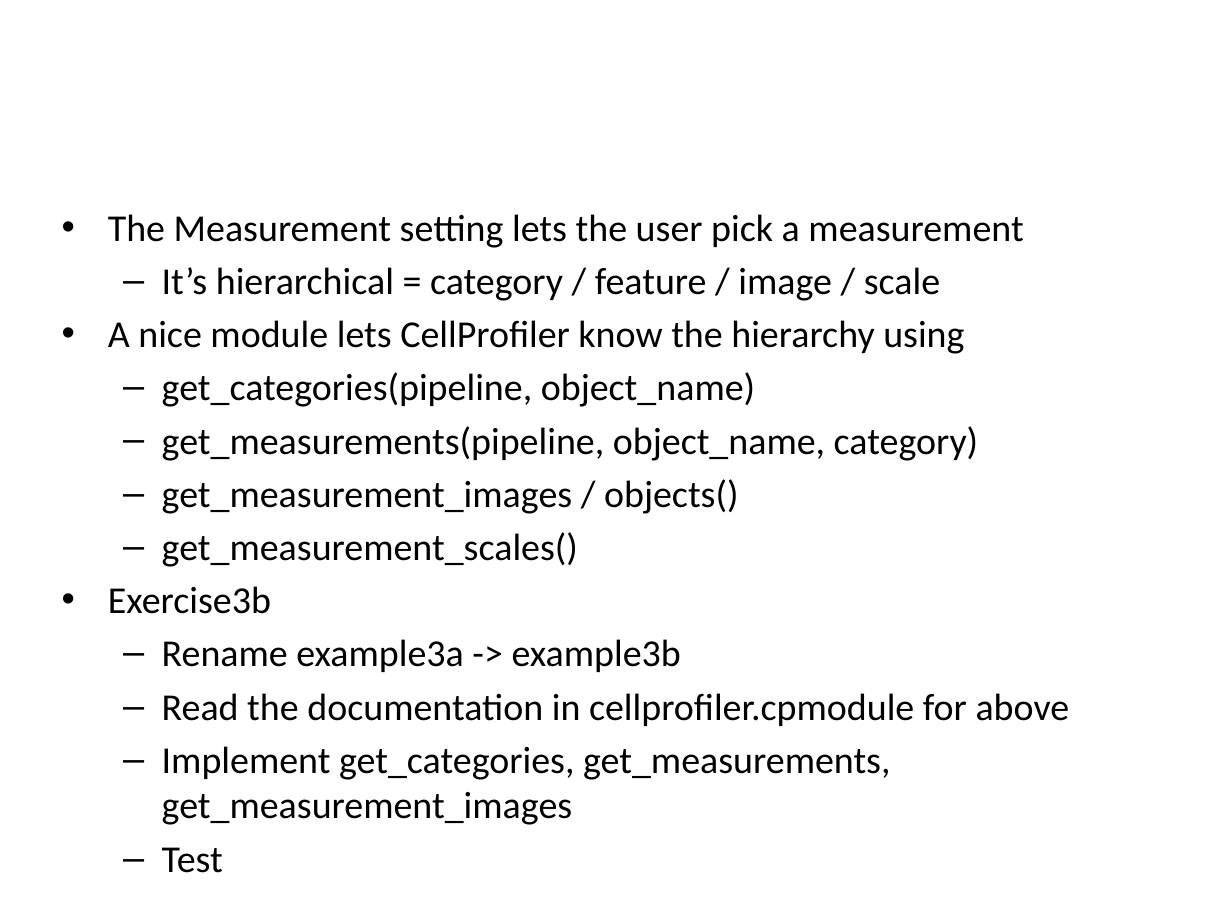
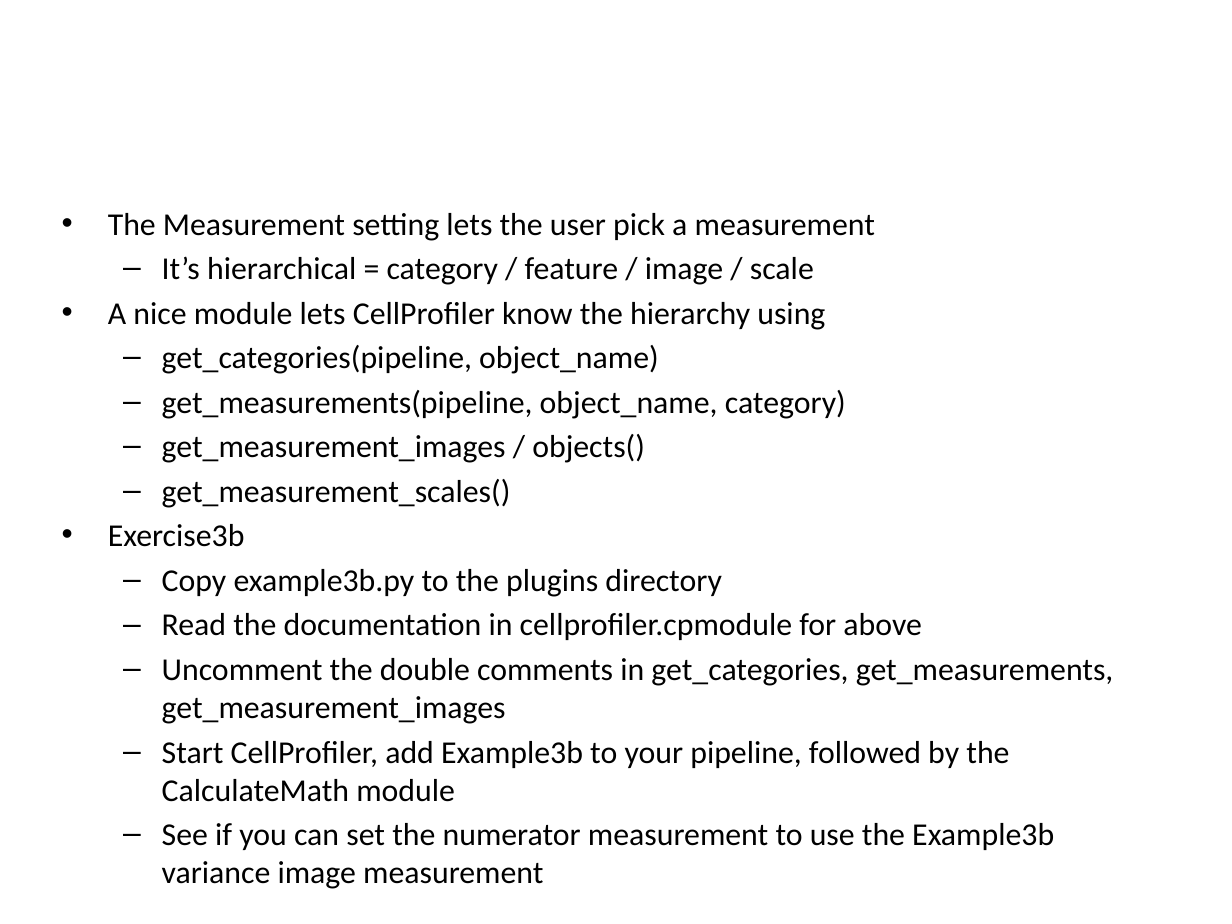
Before and after one commit to bethac07/tutorial, a slide deck: slide 31 of CellProfiler_Developer_Tutorial.pptx (slide 21 before the commit). Drawn at 1232x924 pixels with LibreOffice and Linux fonts; fonts in the diff are those of the drawing; background and template pictures are left out. Boxes give left, top, right and bottom in pixels: in the first picture for what was removed or moved away, otherwise in the second. Text is boxed around its words. In the diff, an @@ line names an element or a change of style, - is before the commit and + after.

Commit message:
Updated tutorial to add architecture session + made exercises quicker to do

```diff
--- a/CellProfiler_Developer_Tutorial.pptx
+++ b/CellProfiler_Developer_Tutorial.pptx
@@ text at (108, 213, 921, 640): size 22.2 to 18.6 pt in "The Measurement setting lets the user pick ...", "It’s hierarchical = category / feature / ...", "A nice module lets CellProfiler know the ...", "get_categories(pipeline, object_name)" and 5 more places @@
@@ text at (162, 569, 722, 597): text changed; size 22.2 to 18.6 pt @@
-  – Rename example3a -> example3b
+  – Copy example3b.py to the plugins directory
@@ text at (162, 658, 1114, 889): text changed; size 22.2 to 18.6 pt @@
-  – Implement get_categories, get_measurements, get_measurement_images
-  – Test
+  – Uncomment the double comments in get_categories, get_measurements, get_measurement_images
+  – Start CellProfiler, add Example3b to your pipeline, followed by the CalculateMath module
+  – See if you can set the numerator measurement to use the Example3b variance image measurement
```
Also in this commit, not shown: 10 other slides changed, 12 slides added, 1 slide removed.
